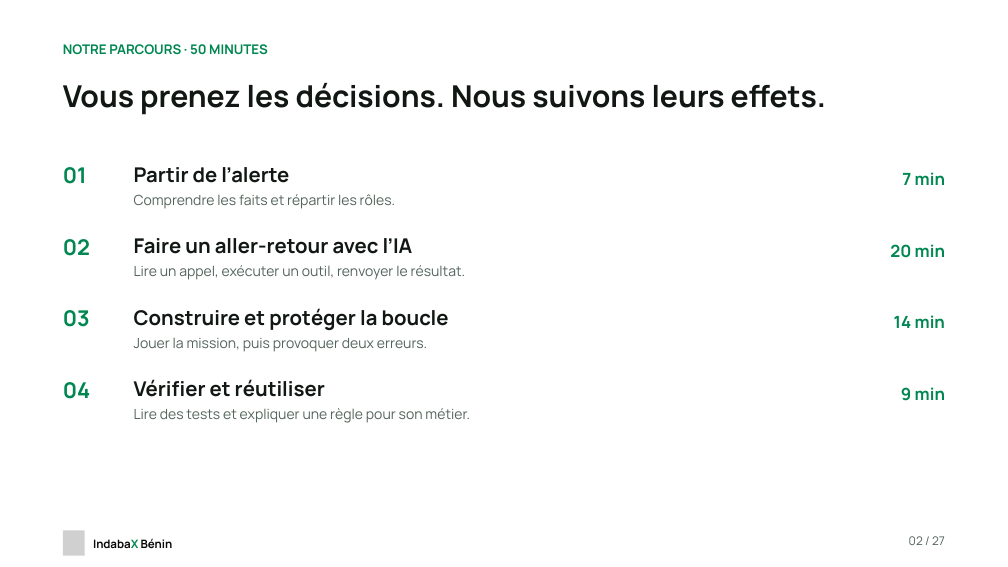
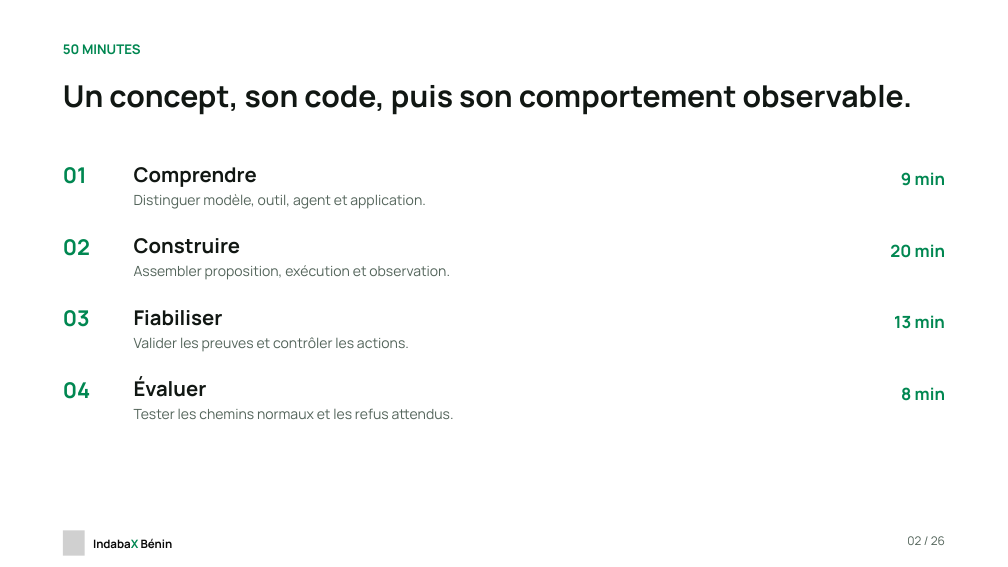
Before and after one commit to chabelbossa/indabax-reliable-ai-agents, a slide deck: slide 2 of slides/indabax-reliable-ai-agents-fr-v2.pptx. Drawn at 1008x567 pixels with LibreOffice and Linux fonts; fonts in the diff are those of the drawing; grey boxes stand for pictures. Boxes give left, top, right and bottom in pixels: in the first picture for what was removed or moved away, otherwise in the second. Text is boxed around its words. In the diff, an @@ line names an element or a change of style, - is before the commit and + after.

Commit message:
docs: rebuild French v2 around concepts and real code

```diff
--- a/slides/indabax-reliable-ai-agents-fr-v2.pptx
+++ b/slides/indabax-reliable-ai-agents-fr-v2.pptx
@@ text at (x1=63, y1=44, x2=141, y2=54): text changed @@
-NOTRE PARCOURS · 50 MINUTES
+50 MINUTES
@@ text at (x1=63, y1=85, x2=913, y2=115): text changed @@
-Vous prenez les décisions. Nous suivons leurs effets.
+Un concept, son code, puis son comportement observable.
@@ text at (x1=134, y1=167, x2=257, y2=187): text changed @@
-Partir de l’alerte
+Comprendre
@@ text at (x1=901, y1=172, x2=945, y2=186): text changed @@
-7 min
+9 min
@@ text at (x1=134, y1=194, x2=425, y2=209): text changed @@
-Comprendre les faits et répartir les rôles.
+Distinguer modèle, outil, agent et application.
@@ text at (x1=134, y1=238, x2=241, y2=254): text changed @@
-Faire un aller-retour avec l’IA
+Construire
@@ text at (x1=134, y1=265, x2=450, y2=280): text changed @@
-Lire un appel, exécuter un outil, renvoyer le résultat.
+Assembler proposition, exécution et observation.
@@ text at (x1=134, y1=310, x2=223, y2=326): text changed @@
-Construire et protéger la boucle
+Fiabiliser
@@ text at (x1=894, y1=315, x2=945, y2=329): text changed @@
-14 min
+13 min
@@ text at (x1=134, y1=337, x2=409, y2=351): text changed @@
-Jouer la mission, puis provoquer deux erreurs.
+Valider les preuves et contrôler les actions.
@@ text at (x1=134, y1=377, x2=207, y2=397): text changed @@
-Vérifier et réutiliser
+Évaluer
@@ text at (x1=901, y1=387, x2=945, y2=401): text changed @@
-9 min
+8 min
@@ text at (x1=134, y1=408, x2=454, y2=419): text changed @@
-Lire des tests et expliquer une règle pour son métier.
+Tester les chemins normaux et les refus attendus.
@@ text at (x1=907, y1=536, x2=945, y2=545): text changed @@
-02 / 27
+02 / 26
```
Also in this commit, not shown: 8 other slides changed, 17 slides added, 18 slides removed, 5 other files.
